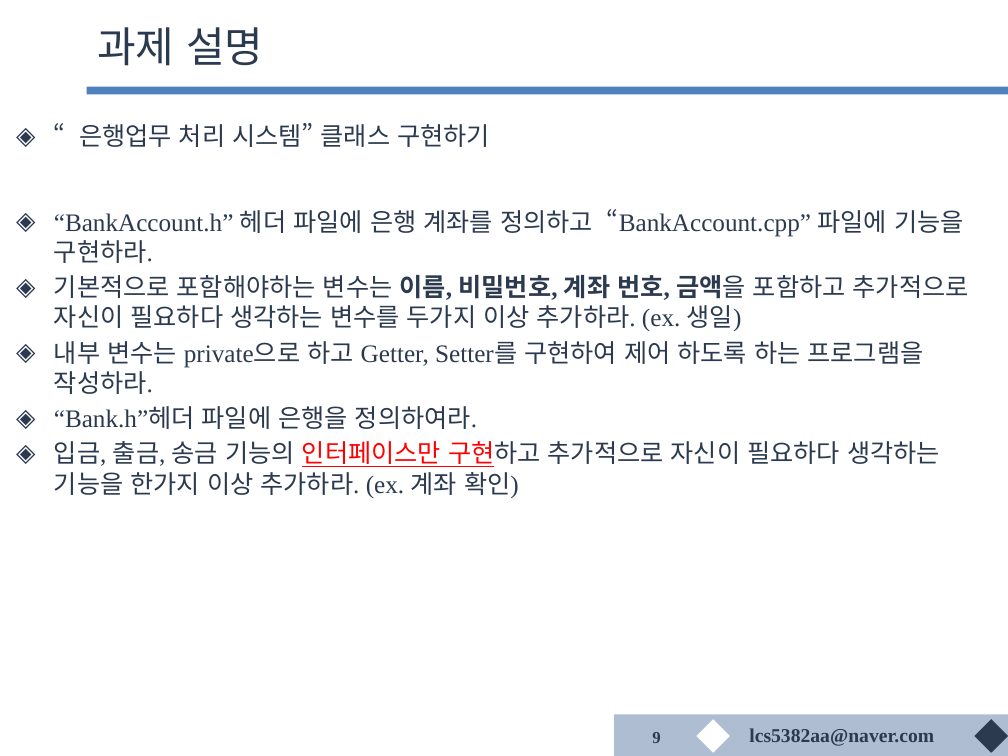
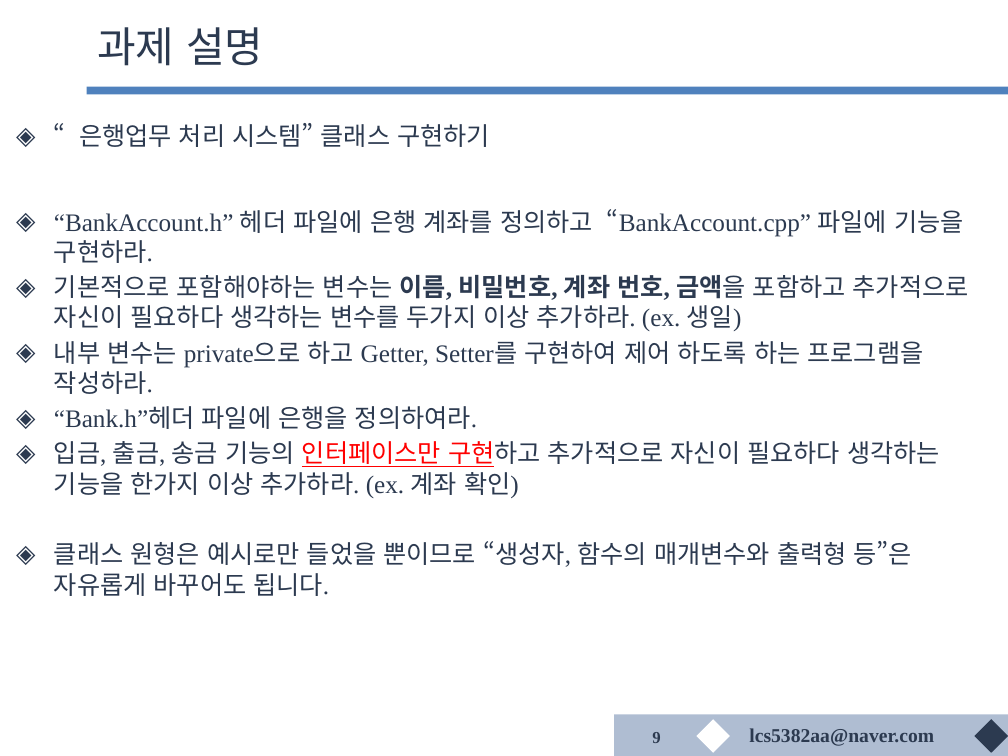
Before and after one commit to lcs5382/cclab_server, a slide deck: slide 9 of lesson_13/13주차.pptx. Drawn at 1008x756 pixels with LibreOffice and Linux fonts; fonts in the diff are those of the drawing; background and template pictures are left out. Boxes give left, top, right and bottom in pixels: in the first picture for what was removed or moved away, otherwise in the second. Text is boxed around its words. In the diff, an @@ line names an element or a change of style, - is before the commit and + after.

```diff
--- a/lesson_13/13주차.pptx
+++ b/lesson_13/13주차.pptx
@@ text at <box>54,541,912,596</box>: paragraph added @@
+◈ 클래스 원형은 예시로만 들었을 뿐이므로 “생성자, 함수의 매개변수와 출력형 등”은 자유롭게 바꾸어도 됩니다.
```
Also in this commit, not shown: 1 other slide changed.
